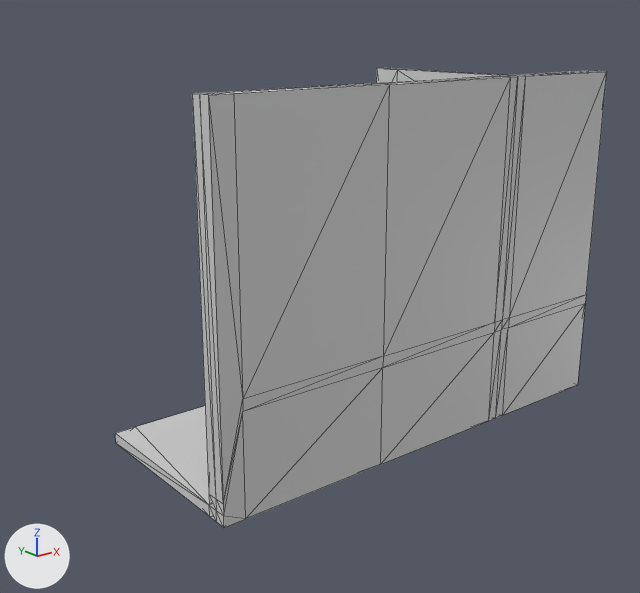
One commit to the COLLADA model dae/guy-one-studio/studio.dae: the scene before it, then after it.
Both versions are drawn from a 50 mm lens placed at (-23.6, -31.9, 10.3), pointed at (0.1, -2.3, -1.5). Every picture has the same lights, and +X, +Y and +Z are marked at lower left. Mesh edges are drawn as thin lines. Where no turn or scale is listed for an object, it has been applied to the vertices.

In view in the first picture: 'shell'.
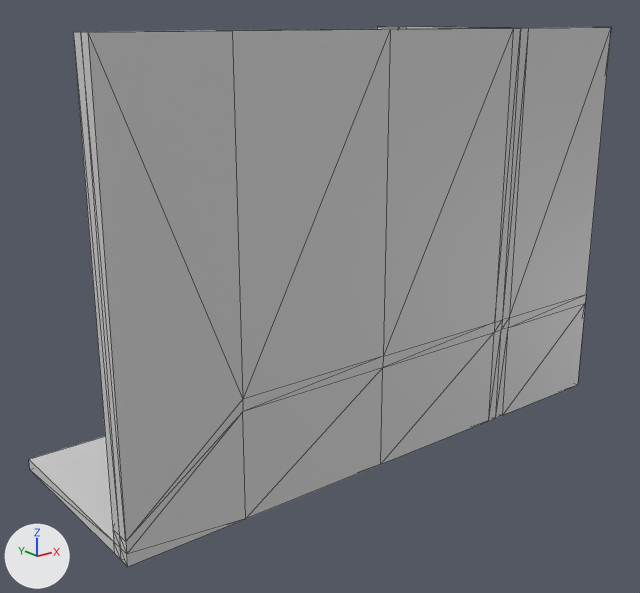
Commit message: bigger shell

What differs and where, as boxes (x1, y1, x2, y2) in the pictures (640 x 593 px; the box of a moved part takes in the faces that stretch with it):
'shell', reshaped (18% wider, 17% taller): before (115, 68, 607, 528); after (29, 27, 611, 566)
part 1 of me_shell_geo, moved or reshaped: before (115, 400, 246, 528); after (29, 399, 246, 566)
part 2 of me_shell_geo, moved or reshaped: before (192, 92, 243, 504); after (74, 31, 243, 541)
part 3 of me_shell_geo, moved or reshaped: before (222, 68, 607, 399); after (216, 27, 611, 399)

The change in detail:
me_shell_geo has 104 vertices, 208 faces and spans x -8.0..14.0, y -1.0..8.0, z -10.0..6.0.
me_shell_geo is used by ob_shell; location (0.0, -5.58, 1.92).
me_shell_geo part 1: all 11 vertices in x -8.0, y -1.0..8.0, z -10.0..-9.0 are moved by (-4.0, 0.0, 0.0).
me_shell_geo part 2: all 3 vertices in x -8.0, y -1.0..0.0, z 6.0 are moved by (-4.0, 0.0, 2.0).
me_shell_geo part 3: all 22 vertices in x -7.0..14.0, y -1.0..8.0, z 6.0 are moved by (0.0, 0.0, 2.0).
